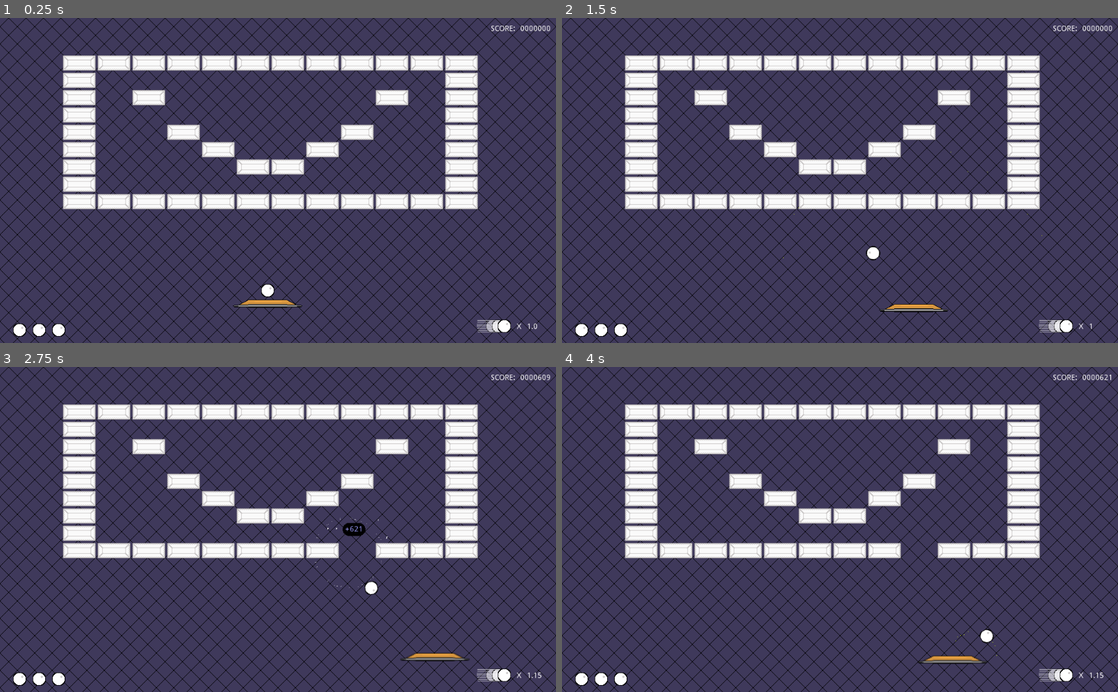
Above: before the commit, frames 1-4 (two rows, left to right).
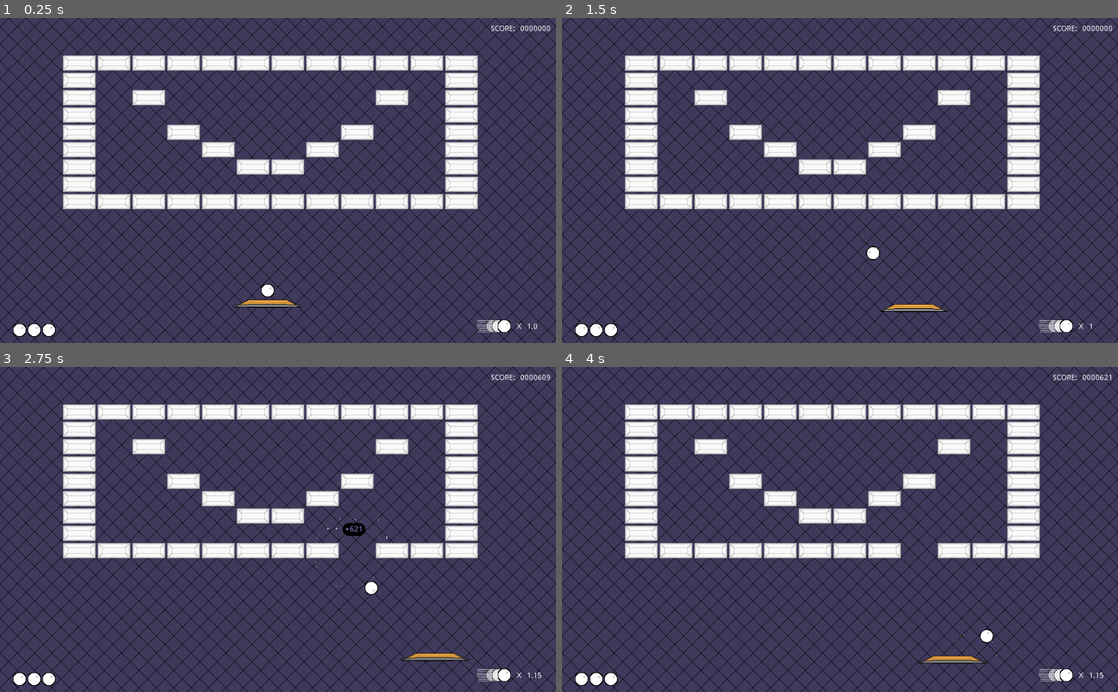
Above: after the commit, the same moments.

Repository: Anatolij-Grigorjev/Breakout4Godot
Game: Godot game, scene res://BreakoutGame.tscn
Two runs of this game, one before a commit and one after it. Both use one fixed random seed, a clock stepped at 60 frames per second and the inputs below.
Inputs (mouse positions are in pixels of both pictures, inside the frame that each line leads up to):
- Up to frame 1 (0.25 s): no input
- Up to frame 2 (1.5 s): tap Enter (ui_accept) at 0.5, 0.77 s; move the mouse to (962, 164) at 0.52 s; hold Right (ui_right) 0.53-1.25 s; tap Alt at 0.6 s; click (962, 164) at 0.67 s; drag from (728, 196) to (812, 245) at 1.27 s
- Up to frame 3 (2.75 s): move the mouse to (333, 458) at 2.02 s; hold Right (ui_right) from 2.03 s (still down); tap Shift at 2.1 s
- Up to frame 4 (4 s): release Right (ui_right) at 2.75 s; drag from (812, 594) to (673, 480) at 2.77 s; move the mouse to (1006, 578) at 3.52 s; hold Left (ui_left) from 3.53 s (still down); tap Ctrl at 3.6 s; tap Enter (ui_accept) at 3.77 s

The runs differ from the first frame. In frame 1, 0.2% of the frame differs, in the area x 5-12%, y 94-99%; in frame 2, 0.2%; in frame 3, 0.2%; in frame 4, 0.2%.

Commit message:
fix separation of balls in lives counter

Diff:
--- a/game/gui/LivesCounter.tscn
+++ b/game/gui/LivesCounter.tscn
@@ -8,9 +8,8 @@
 
 [node name="HBoxContainer" type="HBoxContainer" parent="."]
 margin_right = 40.0
+custom_constants/separation = -5
 
 [node name="ExtraBall" parent="HBoxContainer" instance=ExtResource( 1 )]
-
-[node name="ExtraBall2" parent="HBoxContainer" instance=ExtResource( 1 )]
-margin_left = 28.0
-margin_right = 52.0
+margin_right = 32.0
+margin_bottom = 32.0
